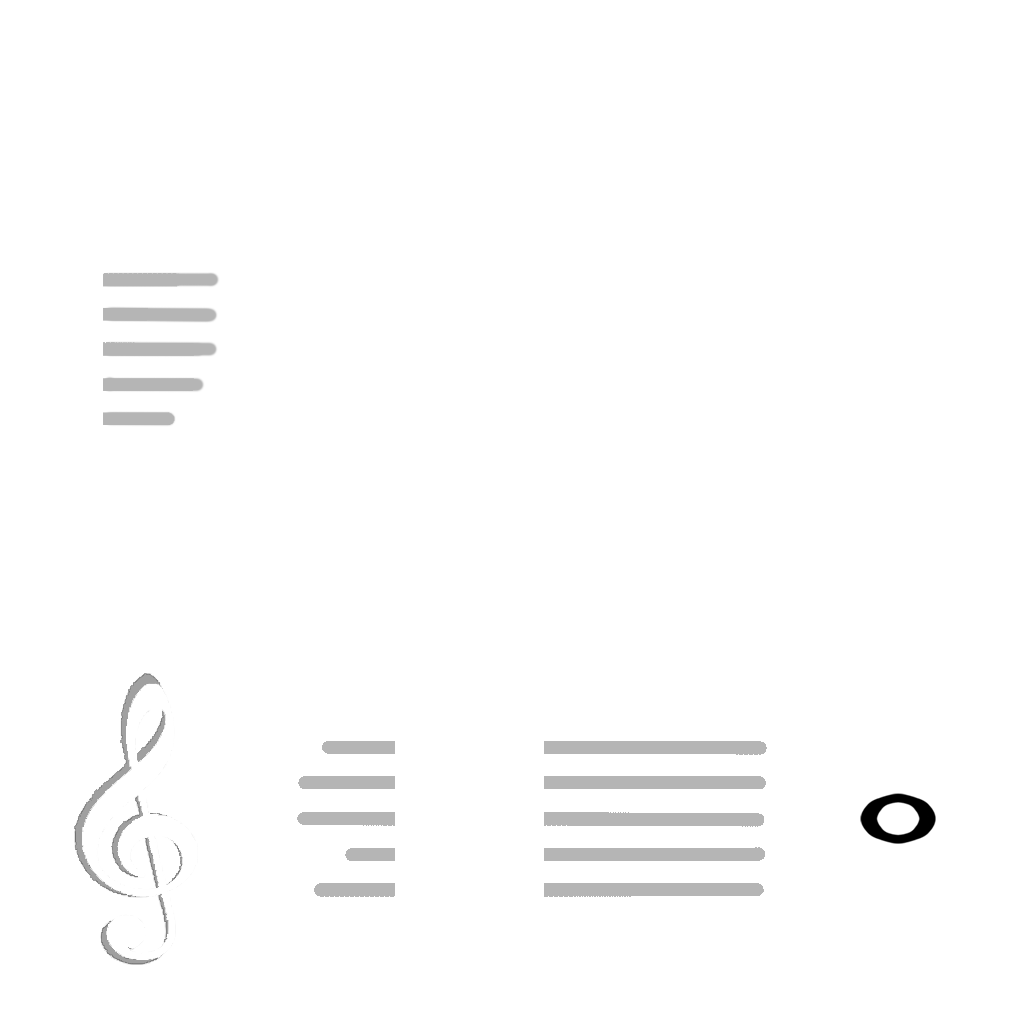
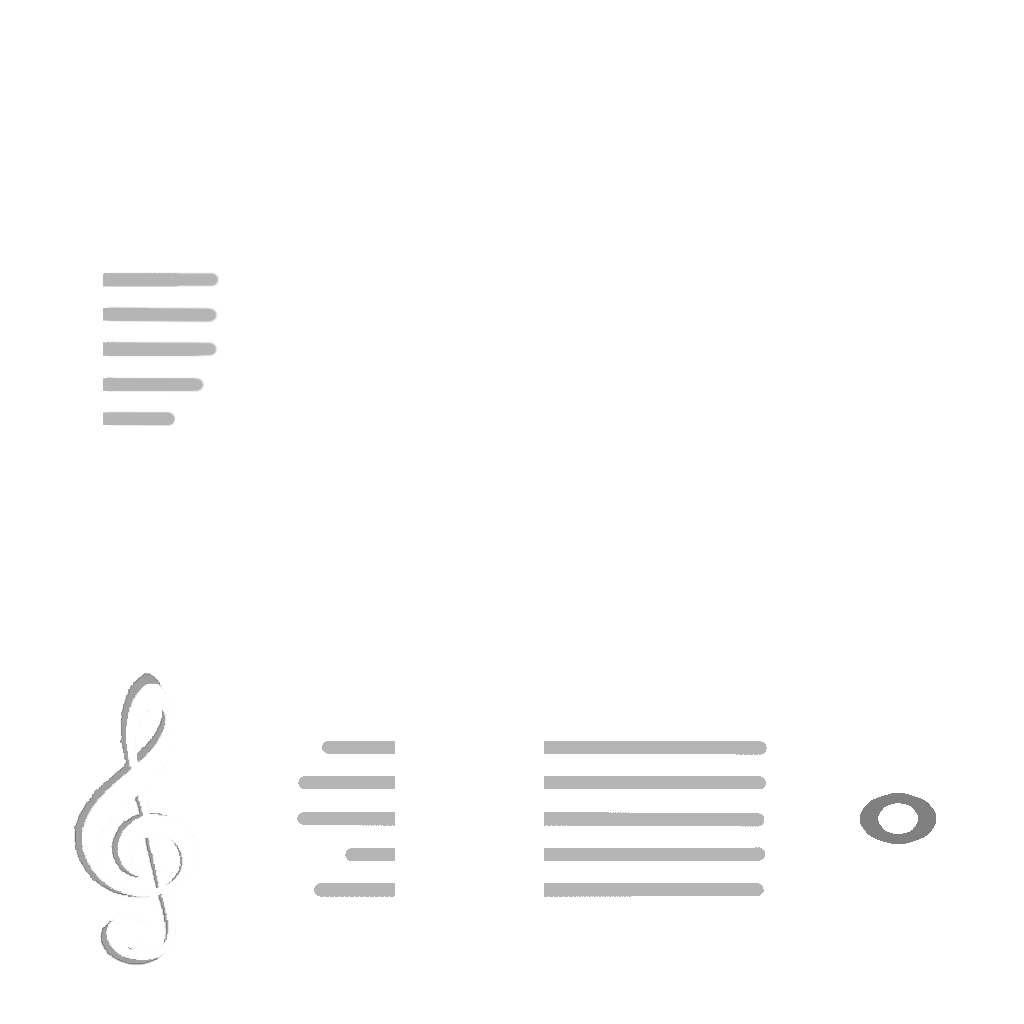
The second 1024 × 1024 image is a revision of the first. Changes to its layers:
painted on "Crotchet" over (x1=860, y1=793, x2=936, y2=844)
